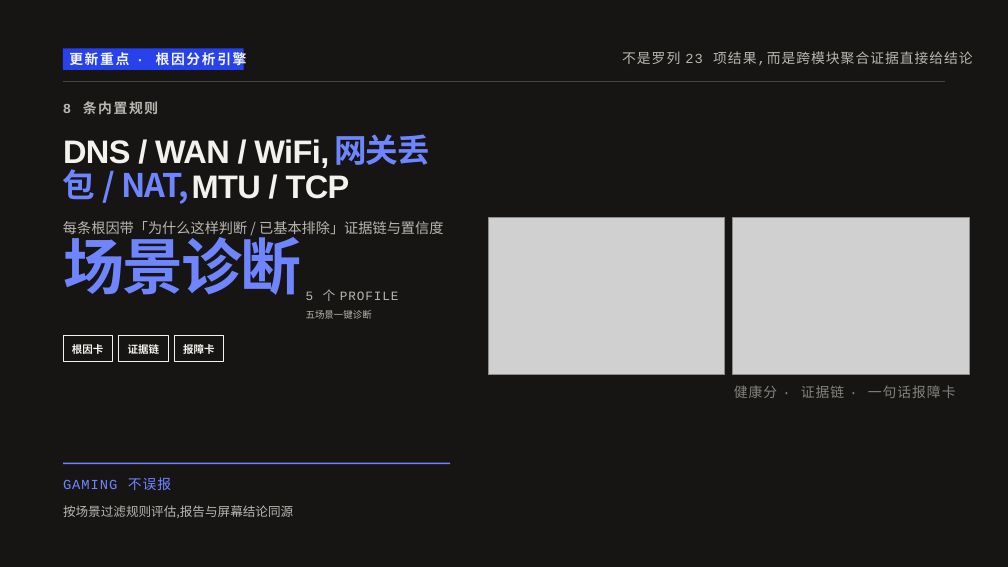
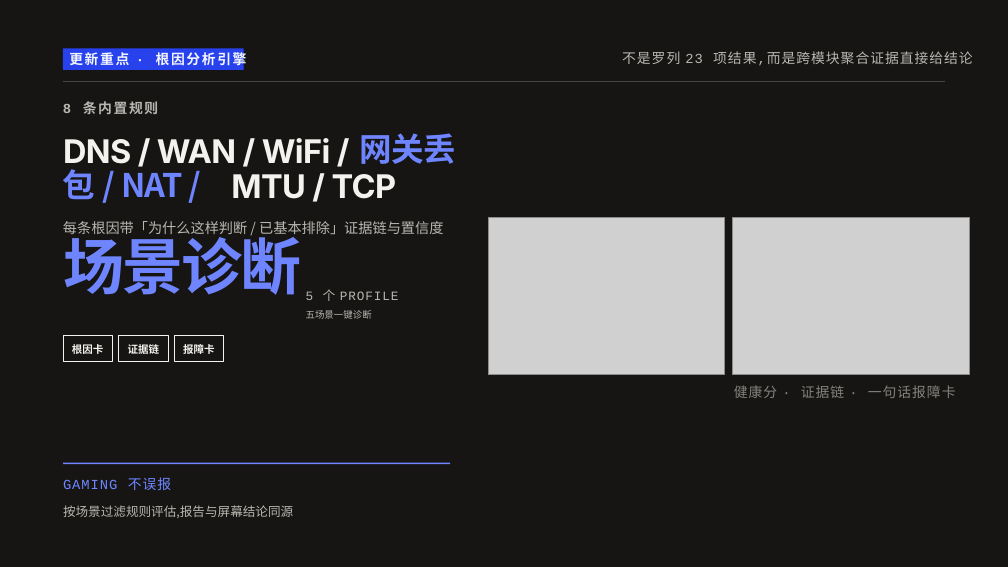
Before and after one commit to silentcrow09/netpulse, a slide deck: slide 4 of NetPulse_v1.14_更新与功能全景.pptx. Drawn at 1008x567 pixels with LibreOffice and Linux fonts; fonts in the diff are those of the drawing; grey boxes stand for pictures. Boxes give left, top, right and bottom in pixels: in the first picture for what was removed or moved away, otherwise in the second. Text is boxed around its words. In the diff, an @@ line names an element or a change of style, - is before the commit and + after.

```diff
--- a/NetPulse_v1.14_更新与功能全景.pptx
+++ b/NetPulse_v1.14_更新与功能全景.pptx
@@ text at (63,138,331,170): text changed; font Arial to Inter @@
-DNS / WAN / WiFi,
+DNS / WAN / WiFi /
@@ text "网关丢": place and size @@
-text "网关丢" at (334,134,430,165)
+text "网关丢" at (360,133,456,164)
@@ text at (63,164,183,200): text changed @@
-包 / NAT,
+包 / NAT /
@@ text "MTU / TCP": place and size @@
-text "MTU / TCP" at (192,175,350,199)
+text "MTU / TCP" at (231,174,397,199)
@@ text "MTU / TCP" at (231,174,397,199): font Arial to Inter @@
```
Also in this commit, not shown: 11 other slides changed, 1 slide added.
